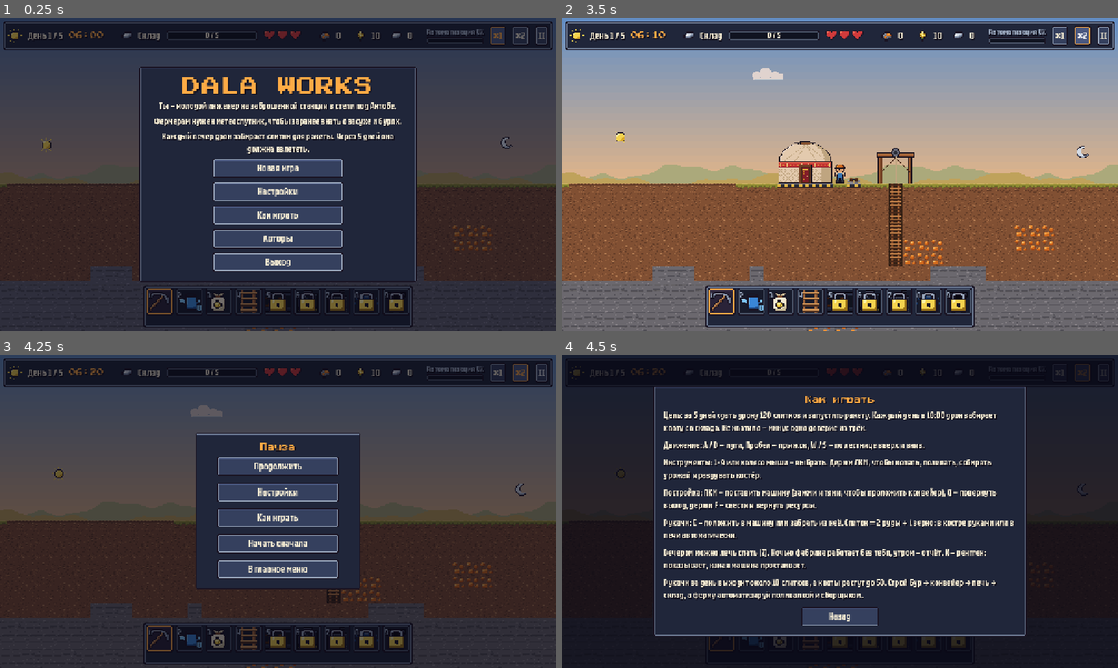
Above: before the commit, frames 1-4 (two rows, left to right).
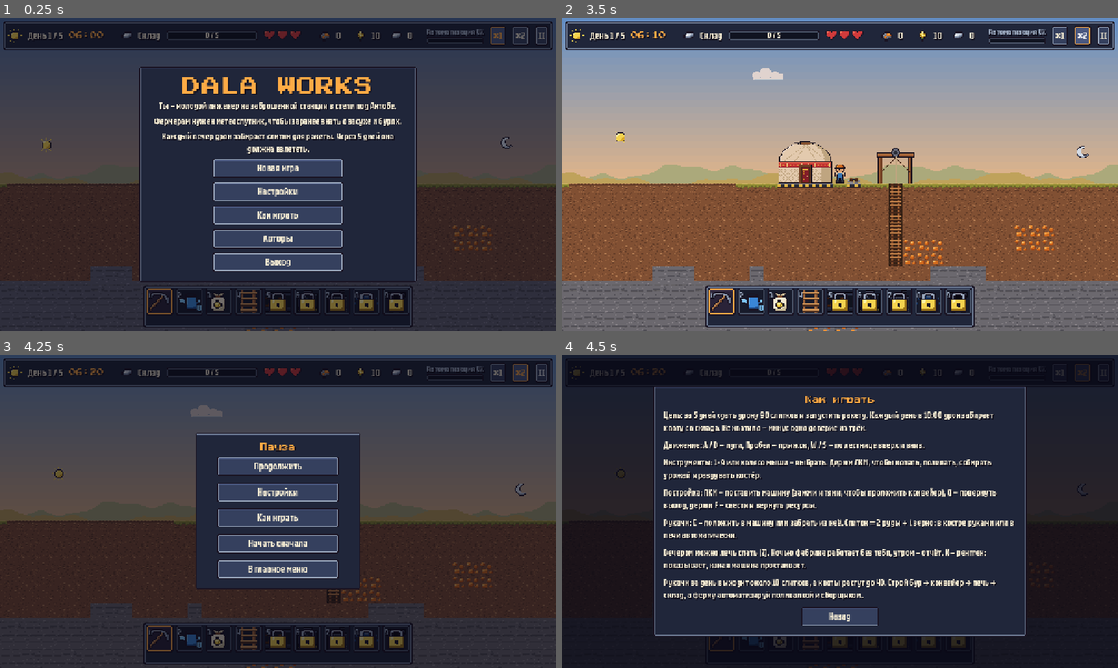
Above: after the commit, the same moments.

Repository: hinabaina/urban-robot
Game: Godot game, scene res://main/Main.tscn
Two runs of this game, one before a commit and one after it. Both use one fixed random seed, a clock stepped at 60 frames per second and the inputs below.
Inputs:
- Up to frame 1 (0.25 s): no input
- Up to frame 2 (3.5 s): click "Новая игра" at 0.5 s; click "Пропустить" at 1.25 s; click "×1" at 2 s; click "×2" at 2.75 s
- Up to frame 3 (4.25 s): click "II" at 3.5 s
- Up to frame 4 (4.5 s): click "Как играть" at 4.25 s

Frames 1-3 are identical in both runs. In frame 4, 0.8% of the frame differs, in the area x 35-79%, y 18-75%.

Commit message:
Rebalance quotas to 5/8/12/25/40 and add drone ingot gifts on days 2 and 3
With GDD quotas (120 total) the bot failed days 3-5 even with perfect walking:
conveyors on this map cost far more ore than the GDD estimate. With the new
numbers it passes with 3/12/14 spare ingots on days 3-5. How-to texts read the
numbers from days.json. SimTest pins the old total; asked A to update it.

Co-Authored-By: Claude Opus 5.5 <noreply@anthropic.com>
Claude-Session: https://claude.ai/code/session_01DxN3vZri6PvSJPThRfHs1J

Diff:
--- a/autoload/GameConfig.gd
+++ b/autoload/GameConfig.gd
@@ -37,6 +37,14 @@
 	return days()["days"][clampi(number, 1, total_days()) - 1]
 
 
+## Сколько слитков нужно сдать за всю игру.
+static func total_quota() -> int:
+	var total := 0
+	for d in days()["days"]:
+		total += int(d["quota"])
+	return total
+
+
 static func pocket_limit(type: String) -> int:
 	return int(player()["pocket_limits"].get(type, 0))
 
--- a/data/days.json
+++ b/data/days.json
@@ -43,28 +43,36 @@
       "fact": "FACT_1"
     },
     {
-      "quota": 10,
+      "quota": 8,
       "rocket_part": "engine",
       "gift": {
         "unlock": [
           "sprinkler",
           "harvester"
-        ]
+        ],
+        "pockets": {
+          "ingot": 6
+        }
       },
       "fact": "FACT_2"
     },
     {
-      "quota": 20,
+      "quota": 12,
       "rocket_part": "tank",
-      "fact": "FACT_3"
+      "fact": "FACT_3",
+      "gift": {
+        "pockets": {
+          "ingot": 5
+        }
+      }
     },
     {
-      "quota": 35,
+      "quota": 25,
       "rocket_part": "hull",
       "fact": "FACT_4"
     },
     {
-      "quota": 50,
+      "quota": 40,
       "rocket_part": "nose"
     }
   ],
--- a/data/translations.csv
+++ b/data/translations.csv
@@ -62,13 +62,13 @@
 TUT_STORAGE,Отнеси слиток на склад и нажми E,"Құйманы қоймаға апарып, E бас"
 TUT_FARM,"Зерно — топливо. Посади его на пашне (3, ПКМ), набери воды в колодце и полей (2, ЛКМ)","Дән — отын. Оны егістікке ек (3, оң батырма), құдықтан су алып, суар (2, сол батырма)"
 TUT_GOAL,Сдай 5 слитков до 18:00. Руками тяжело? Завтра дрон привезёт чертежи машин,18:00-ге дейін 5 құйма тапсыр. Қолмен қиын ба? Ертең дрон машиналардың сызбаларын әкеледі
-TUT_D2_DRILL,Дрон привёз чертежи! Выбери бур (6) и поставь его вплотную к руде — ПКМ,"Дрон сызбалар әкелді! Бұрғыны таңда (6) да, кенге тақап қой — оң батырма"
-TUT_D2_FURNACE,Теперь печь (7): 2 руды + 1 зерно → 1 слиток,Енді пеш (7): 2 кен + 1 дән → 1 құйма
-TUT_D2_BELT,"Соедини бур, печь и склад конвейером (5). Q — повернуть, вверх — лифт","Бұрғыны, пешті және қойманы конвейермен қос (5). Q — бұру, жоғары — лифт"
-TUT_D2_FUEL,Положи зерно в печь (E) — дальше линия работает сама,Пешке дән сал (E) — әрі қарай желі өзі жұмыс істейді
-TUT_D3_SPRINKLER,Поставь поливалку (8) у грядок рядом с колодцем,Суарғышты (8) құдық жанындағы жүйектерге қой
-TUT_D3_HARVESTER,Поставь сборщик (9) рядом с грядками,Жинағышты (9) жүйектердің жанына қой
-TUT_D3_LINK,Отведи конвейер от сборщика к печи: ферма кормит шахту,Жинағыштан пешке конвейер тарт: ферма шахтаны асырайды
+TUT_D2_DRILL,"Дрон привёз чертежи! Выбери бур (6) и поставь вплотную к руде — ПКМ. Жила не бесконечна: в почве 40 руды, в камне 120","Дрон сызбалар әкелді! Бұрғыны таңда (6) да, кенге тақап қой — оң батырма. Желі шексіз емес: топырақта 40 кен, таста 120"
+TUT_D2_FURNACE,Поставь печь (7) вплотную к выходу бура: бур сам отдаёт руду в соседнюю машину. Q — повернуть выход,Пешті (7) бұрғының шығысына тақап қой: бұрғы кенді көрші машинаға өзі береді. Q — шығысты бұру
+TUT_D2_BELT,Проложи конвейер (5) от выхода печи к складу: зажми ПКМ и тяни. Конвейер вверх — это лифт,Пештің шығысынан қоймаға дейін конвейер (5) тарт: оң батырманы басып тұрып сүйре. Жоғары конвейер — лифт
+TUT_D2_FUEL,Печи нужно топливо: подойди к ней и нажми E — положишь зерно из карманов (1 зерно на слиток),Пешке отын керек: жанына барып E бас — қалтадағы дәнді саласың (1 құймаға 1 дән)
+TUT_D3_SPRINKLER,Поставь поливалку (8) над грядками: она работает только недалеко от колодца,Суарғышты (8) жүйектердің үстіне қой: ол тек құдықтың жанында жұмыс істейді
+TUT_D3_HARVESTER,Поставь сборщик (9) над грядками: он соберёт урожай в радиусе 2 клеток и сам пересадит,"Жинағышты (9) жүйектердің үстіне қой: ол 2 тор радиусындағы егінді жинап, өзі қайта егеді"
+TUT_D3_LINK,"Проложи конвейер от сборщика к печи. Зерно подводи с другой стороны, чем руду, иначе лента встанет","Жинағыштан пешке конвейер тарт. Дәнді кен келетін жақтан басқа жақтан жеткіз, әйтпесе таспа тоқтап қалады"
 TUT_SKIP,Пропустить,Өткізіп жіберу
 MENU_STORY_1,Ты — молодой инженер на заброшенной станции в степи под Актобе.,Сен — Ақтөбе маңындағы даладағы қараусыз қалған станцияның жас инженерісің.
 MENU_STORY_2,"Фермерам нужен метеоспутник, чтобы заранее знать о засухе и бурях.",Фермерлерге құрғақшылық пен дауылды алдын ала білу үшін метеоспутник керек.
@@ -87,13 +87,13 @@
 SETTINGS_LANGUAGE,Язык,Тіл
 SETTINGS_FULLSCREEN,Полный экран,Толық экран
 HOWTO_TITLE,Как играть,Қалай ойнау керек
-HOWTO_GOAL,Цель: за 5 дней сдать дрону 120 слитков и запустить ракету. Каждый день в 18:00 дрон забирает квоту со склада. Не хватило — минус одно доверие из трёх.,"Мақсат: 5 күнде дронға 120 құйма тапсырып, зымыранды ұшыру. Күн са …(77 unchanged characters)…
+HOWTO_GOAL,Цель: за %d дней сдать дрону %d слитков и запустить ракету. Каждый день в 18:00 дрон забирает квоту со склада. Не хватило — минус одно доверие из трёх.,"Мақсат: %d күнде дронға %d құйма тапсырып, зымыранды ұшыру. Күн са …(77 unchanged characters)…
 HOWTO_MOVE,"Движение: A / D — идти, Пробел — прыжок, W / S — по лестнице вверх и вниз.","Қозғалыс: A / D — жүру, Бос орын — секіру, W / S — сатымен жоғары және төмен."
 HOWTO_TOOLS,"Инструменты: 1–9 или колесо мыши — выбрать. Держи ЛКМ, чтобы копать, поливать, собирать урожай и раздувать костёр.","Құралдар: 1–9 немесе тінтуір дөңгелегі — таңдау. Қазу, суару, егін жинау және от үрлеу үшін сол батырманы басып тұр."
 HOWTO_BUILD,"Постройка: ПКМ — поставить машину (зажми и тяни, чтобы проложить конвейер), Q — повернуть выход, держи F — снести и вернуть ресурсы.","Құрылыс: оң батырма — машина қою (конвейер тарту үшін басып тұрып сүйре), Q — шығысты бұру, F басып тұр — бұзып, ресурсты қайтару."
 HOWTO_HANDS,Руками: E — положить в машину или забрать из неё. Слиток = 2 руды + 1 зерно: в костре руками или в печи автоматически.,Қолмен: E — машинаға салу немесе одан алу. Құйма = 2 кен + 1 дән: алауда қолмен немесе пеште автоматты түрде.
 HOWTO_DAY,"Вечером можно лечь спать (Z). Ночью фабрика работает без тебя, утром — отчёт. X — рентген: показывает, какая машина простаивает.","Кешке ұйықтауға болады (Z). Түнде зауыт сенсіз жұмыс істейді, таңертең — есеп. X — рентген: қай машина бос тұрғанын көрсетеді."
-HOWTO_AUTOMATION,"Руками за день выходит около 10 слитков, а квоты растут до 50. Строй бур → конвейер → печь → склад, а ферму автоматизируй поливалкой и сборщиком.","Қолмен күніне шамамен 10 құйма шығады, ал квота 50-ге дейін өседі. Бұрғы → конвейер → пеш  …(70 unchanged characters)…
+HOWTO_AUTOMATION,"Руками за день выходит около 10 слитков, а квоты растут до %d. Строй бур → конвейер → печь → склад, а ферму автоматизируй поливалкой и сборщиком.","Қолмен күніне шамамен 10 құйма шығады, ал квота %d-ге дейін өседі. Бұрғы → конвейер → пеш  …(70 unchanged characters)…
 CREDITS_TITLE,Авторы,Авторлар
 CREDITS_TEAM,Команда: (впишите название команды и участников),Команда: (команда атауы мен мүшелерін жазыңыз)
 CREDITS_ENGINE,"Движок: Godot Engine 4.4.1 (лицензия MIT), язык GDScript.","Қозғалтқыш: Godot Engine 4.4.1 (MIT лицензиясы), тілі — GDScript."
@@ -123,3 +123,5 @@
 REPORT_WHY_NO_WATER,без воды — поставь ближе к колодцу,сусыз тұрды — құдыққа жақынырақ қой
 REPORT_WHY_EXHAUSTED,у пустой жилы — перенеси бур,бос желі жанында тұрды — бұрғыны көшір
 REPORT_NO_BOTTLENECK,Простоев не было: фабрика работала всю ночь,Тоқтап қалу болған жоқ: зауыт түні бойы жұмыс істеді
+TUT_D2_TIP,"Линия работает сама. Подкладывай зерно в печь, пока завтра не появится сборщик. X — рентген покажет затор",Желі өзі жұмыс істейді. Ертең жинағыш келгенше пешке дән салып тұр. X — рентген кептелісті көрсетеді
+REPORT_GIFT_INGOTS,Дрон оставил %d слитков на постройки — они уже в карманах,Дрон құрылысқа %d құйма қалдырды — олар қалтаңда
--- a/ui/InfoPage.gd
+++ b/ui/InfoPage.gd
@@ -27,7 +27,7 @@
 	title.horizontal_alignment = HORIZONTAL_ALIGNMENT_CENTER
 	list.add_child(title)
 	for key in PAGES[page]["lines"]:
-		var line := UiKit.label(tr(key), UiKit.SMALL_SIZE + 2)
+		var line := UiKit.label(_text(key), UiKit.SMALL_SIZE + 2)
 		line.autowrap_mode = TextServer.AUTOWRAP_WORD_SMART
 		list.add_child(line)
 	var back := UiKit.button(tr("BTN_BACK"), close)
@@ -37,6 +37,16 @@
 	visible = true
 
 
+## Числа в «Как играть» берутся из days.json, чтобы текст не расходился с балансом.
+func _text(key: String) -> String:
+	match key:
+		"HOWTO_GOAL":
+			return tr(key) % [GameConfig.total_days(), GameConfig.total_quota()]
+		"HOWTO_AUTOMATION":
+			return tr(key) % int(GameConfig.day(GameConfig.total_days())["quota"])
+	return tr(key)
+
+
 func close() -> void:
 	visible = false
 	closed.emit()
--- a/ui/NightReport.gd
+++ b/ui/NightReport.gd
@@ -31,10 +31,14 @@
 		var color := UiKit.GOOD if _last_result["ok"] else UiKit.BAD
 		_add(UiKit.label(tr("REPORT_DELIVERED") % [_last_result["taken"], _last_result["quota"]], UiKit.FONT_SIZE, color))
 	_add(UiKit.label(tr("REPORT_AUTOMATION") % int(round(GameState.automation() * 100.0))))
-	var gift: Array = GameConfig.day(day).get("gift", {}).get("unlock", [])
-	if not gift.is_empty():
-		var names := gift.map(func(id: String) -> String: return tr("SLOT_" + id))
+	var gift: Dictionary = GameConfig.day(day).get("gift", {})
+	var unlock: Array = gift.get("unlock", [])
+	if not unlock.is_empty():
+		var names := unlock.map(func(id: String) -> String: return tr("SLOT_" + id))
 		_add(UiKit.label(tr("REPORT_GIFT") % ", ".join(names), UiKit.FONT_SIZE, UiKit.ACCENT))
+	var ingots := int(gift.get("pockets", {}).get("ingot", 0))
+	if ingots > 0:
+		_add(UiKit.label(tr("REPORT_GIFT_INGOTS") % ingots, UiKit.FONT_SIZE, UiKit.ACCENT))
 	var fact: String = GameConfig.day(day).get("fact", "")
 	if fact != "":
 		_add(UiKit.label(tr("REPORT_FACT") % tr(fact), UiKit.SMALL_SIZE, UiKit.MUTED))
Not shown, changed: docs/REQUESTS.md
